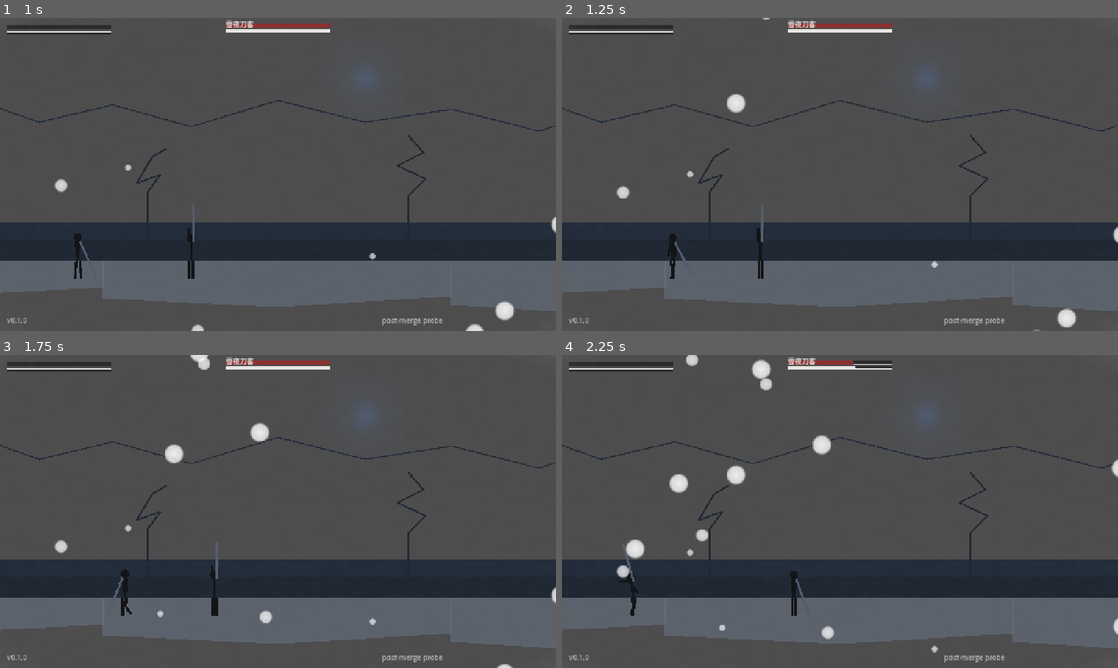
Above: before the commit, frames 1-4 (two rows, left to right).
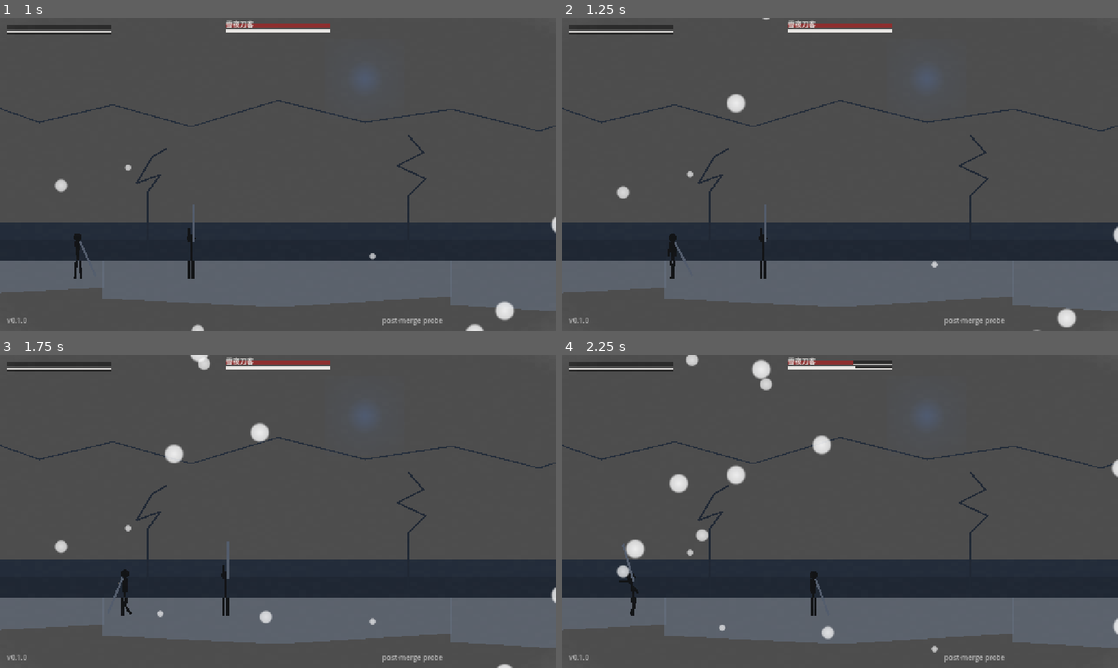
Above: after the commit, the same moments.

Repository: devvi/agent-game-test
Game: Godot game, scene res://scenes/Main.tscn
Two runs of this game, one before a commit and one after it. Both use one fixed random seed, a clock stepped at 60 frames per second and the inputs below.
Inputs:
- Up to frame 1 (1 s): tap Enter at 0.5 s; hold D (game_move_right) from 0.53 s (still down); hold Shift (game_dash) from 0.53 s (still down); tap Space (game_jump) at 0.77 s
- Up to frame 2 (1.25 s): keep holding D (game_move_right); keep holding Shift (game_dash)
- Up to frame 3 (1.75 s): release D (game_move_right) at 1.28 s; release Shift (game_dash) at 1.28 s; hold A (game_move_left) from 1.28 s (still down); tap L (game_guard) at 1.35 s; tap Space (game_jump) at 1.52 s
- Up to frame 4 (2.25 s): release A (game_move_left) at 2.03 s; hold D (game_move_right) from 2.03 s (still down); tap K (game_heavy_attack) at 2.1 s

Frame 1 is identical in both runs. In frame 2, 0.3% of the frame differs, in the area x 35-37%, y 59-84%; in frame 3, 0.4%, in the area x 37-42%, y 59-84%; in frame 4, 0.3%.

Commit message:
fix(combat): 物理命中判定加 Y 容差根治空气击毙 + Boss 速度/冷却压强

Diff:
--- a/shandong-wolf/gdscripts/combat_judge.gd
+++ b/shandong-wolf/gdscripts/combat_judge.gd
@@ -82,7 +82,12 @@
 		_resolved[key] = true
 		return
 	# 距离挥空 / facing 反向（mark resolved + return，不发射任何事件）
+	# 物理判定（2026-08-21 空气命中根因）: 剑是水平挥出（X 轴划线）；Y 差 > 垂直容差
+	#   = 剑够不到（垂直悬空/斜上方）→ 当挥空。旧版只看 X，敌人在正上方也被横砍打死。
 	if absf(defender.position.x - attacker.position.x) > float(C.HITBOX_RANGE):
+		_resolved[key] = true
+		return
+	if absf(defender.position.y - attacker.position.y) > float(C.HITBOX_VERTICAL_TOLERANCE):
 		_resolved[key] = true
 		return
 	var dx: float = defender.position.x - attacker.position.x
--- a/shandong-wolf/gdscripts/constants.gd
+++ b/shandong-wolf/gdscripts/constants.gd
@@ -304,6 +304,13 @@
 #   候选集: [60, 80, 100]（默认 80 = SWORD_LENGTH=88 派生近似）
 #   该值影响什么: 挥空语义——距离外攻击不命中（AC 未覆盖，挥空=不发射事件）
 const HITBOX_RANGE: float = 80.0             # # DRAFT
+# HITBOX_VERTICAL_TOLERANCE
+#   # 物理判定修正（2026-08-21 空气命中根因）: 剑是水平挥出的（X 轴划线），攻击者与
+#   防御者的 Y 差异超过该容差 = 剑根本够不到（垂直悬空/斜上方）→ 应按挥空处理。
+#   旧版只判 `absf(defender.x - attacker.x)`，Y 完全不看 → 敌人在玩家正上方也能被横砍打死（空气击毙）。
+#   候选集: [30, 40, 60]（默认 40 = 平台高度容忍，MOVE 层 ground band）
+#   该值影响什么: 挥空判定多维度化——Y 差 > 容差即不命中（物理剑长只覆盖水平，高度差是真实威胁规避手段）
+const HITBOX_VERTICAL_TOLERANCE: float = 40.0  # # DRAFT
 # PARRY_DIRECTION_TOLERANCE
 #   只狼基准: 弹反必须面向攻击（背对挨打=受击）
 #   候选集: [1=仅同侧（defender 朝向攻击者）, 2=宽容（前后均可）]（默认 1）
@@ -435,12 +442,13 @@
 #   候选集: [60, 80, 100]（默认 80 = 火柴人 move 动画节奏）
 #   该值影响什么: 巡逻步态速度——太慢无聊，太快不像巡逻
 #   情感断言: 雪夜村口的踱步，不急不慢
-const ENEMY_PATROL_SPEED: float = 80.0          # # DRAFT
+const ENEMY_PATROL_SPEED: float = 120.0         # # DRAFT 2026-08-21: 80→120（巡逻不拖沓）
 # ENEMY_CHASE_SPEED
-#   候选集: [150, 180, 220]（默认 180 = 低于玩家 300 但足够逼近）
+#   候选集: [180, 240, 280]（默认 280 = 只狼 Boss 压强：接近玩家 300，贴脸压迫不可风筝）
 #   该值影响什么: 追击压迫感——太快无解，太慢无压迫
 #   情感断言: 追得上你的恐惧，追不上的喘息
-const ENEMY_CHASE_SPEED: float = 180.0          # # DRAFT
+#   2026-08-21: 180→280。旧 180 仅为玩家 300 的 60%，玩家可无限风筝 = "非常缓慢"根因。
+const ENEMY_CHASE_SPEED: float = 280.0          # # DRAFT
 # ENEMY_TURN_DELAY_SEC
 #   候选集: [0.1, 0.2, 0.3]（默认 0.2 = 防瞬移转身穿帮）
 #   该值影响什么: 转向延迟——转身有过程，不是瞬移
@@ -452,10 +460,11 @@
 #   情感断言: 贴脸是危险的
 const ENEMY_ATTACK_RANGE: float = 80.0          # # DRAFT
 # ENEMY_ATTACK_COOLDOWN_SEC
-#   候选集: [1.2, 1.5, 2.0]（默认 1.5 = 攻击节奏阀，压迫但不无脑）
+#   候选集: [0.7, 0.9, 1.2]（默认 0.9 = 只狼 Boss 攻击节律：密集但可弹反，呼吸口短）
 #   该值影响什么: 攻击冷却——太快无脑，太慢木桩
 #   情感断言: 有呼吸的攻击节奏
-const ENEMY_ATTACK_COOLDOWN_SEC: float = 1.5    # # DRAFT
+#   2026-08-21: 1.5→0.9。旧 1.5 出招频率过低 = "缓慢/木桩"根因之一。
+const ENEMY_ATTACK_COOLDOWN_SEC: float = 0.9    # # DRAFT
 # ENEMY_HP_DAMAGE
 #   候选集: [10, 15, 20]（默认 15 = sekiro 敌小兵对玩家伤害基准，100/15≈7 刀击杀）
 #   该值影响什么: 敌人命中玩家 HP 伤害
--- a/shandong-wolf/tests/test_enemy_ai.gd
+++ b/shandong-wolf/tests/test_enemy_ai.gd
@@ -446,13 +446,15 @@
 
 func _test_14_chase_lose_sight() -> void:
 	## 追击丢失: Chase 中玩家移出 ENEMY_LOSE_SIGHT_RANGE → 回 PatrolState
+	## teleport 相对敌当前位（而非绝对坐标）：敌 chase 速度越快贴得越近，硬编码绝对 X
+	## 会随速度变化失去"超出 lose-sight"语义（2026-08-21 pace 调整后暴露）。
 	var s = _setup(400.0, 0.0, 7, [Vector2(-300, 0), Vector2(300, 0)])
 	if s.is_empty(): return
 	var ai = s["ai"]
 	_tick(s, 0.5)
 	_assert(_ai_state(ai) == "ChaseState", "chasing before lose-sight (got %s)" % _ai_state(ai))
 	var lose: float = float(_c("ENEMY_LOSE_SIGHT_RANGE"))
-	s["player"].position = Vector2(lose + 100.0, 0)
+	s["player"].position = Vector2(ai.position.x + lose + 100.0, 0)
 	_tick(s, 0.5)
 	_assert(_ai_state(ai) == "PatrolState", "lost sight → back to PatrolState (got %s)" % _ai_state(ai))
 
